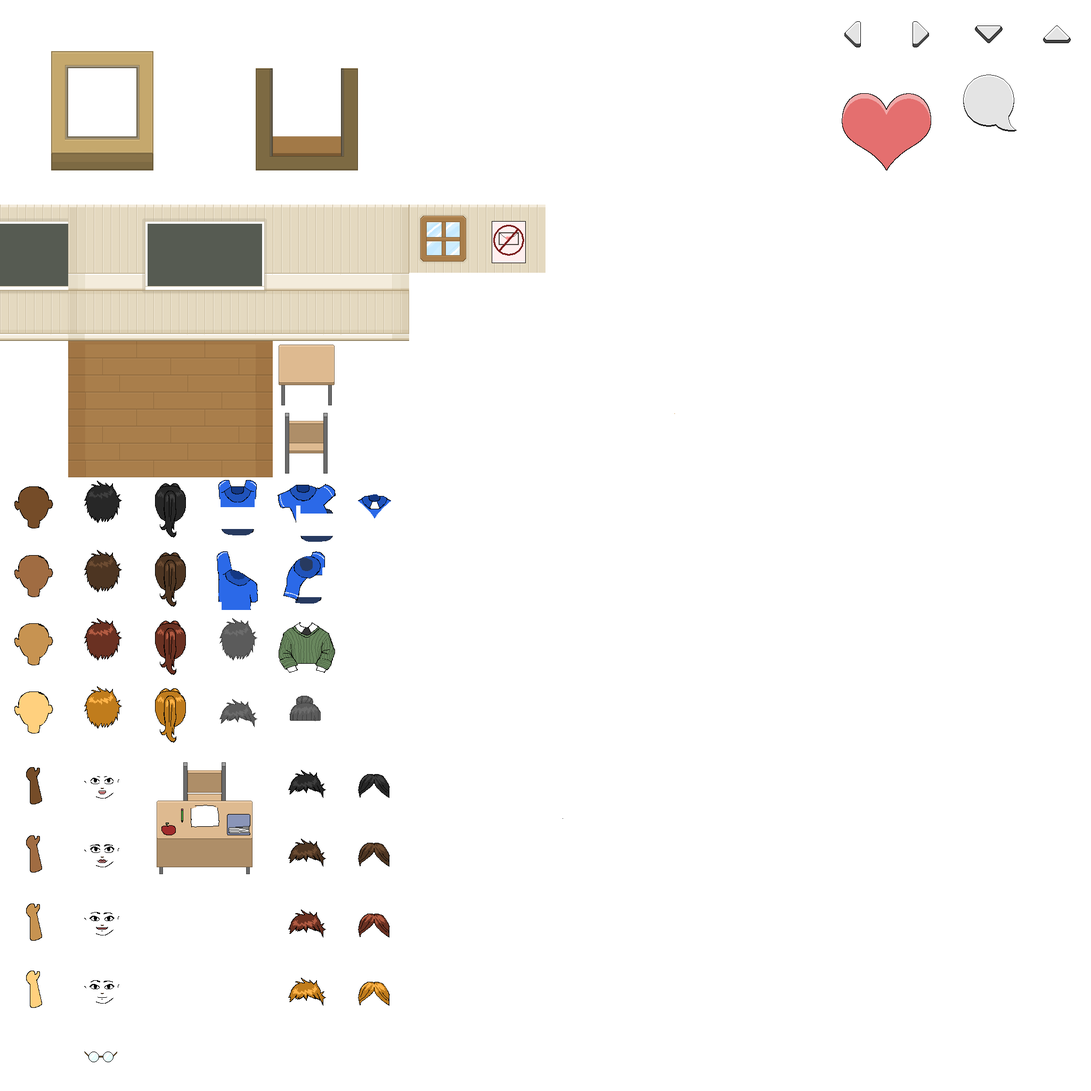
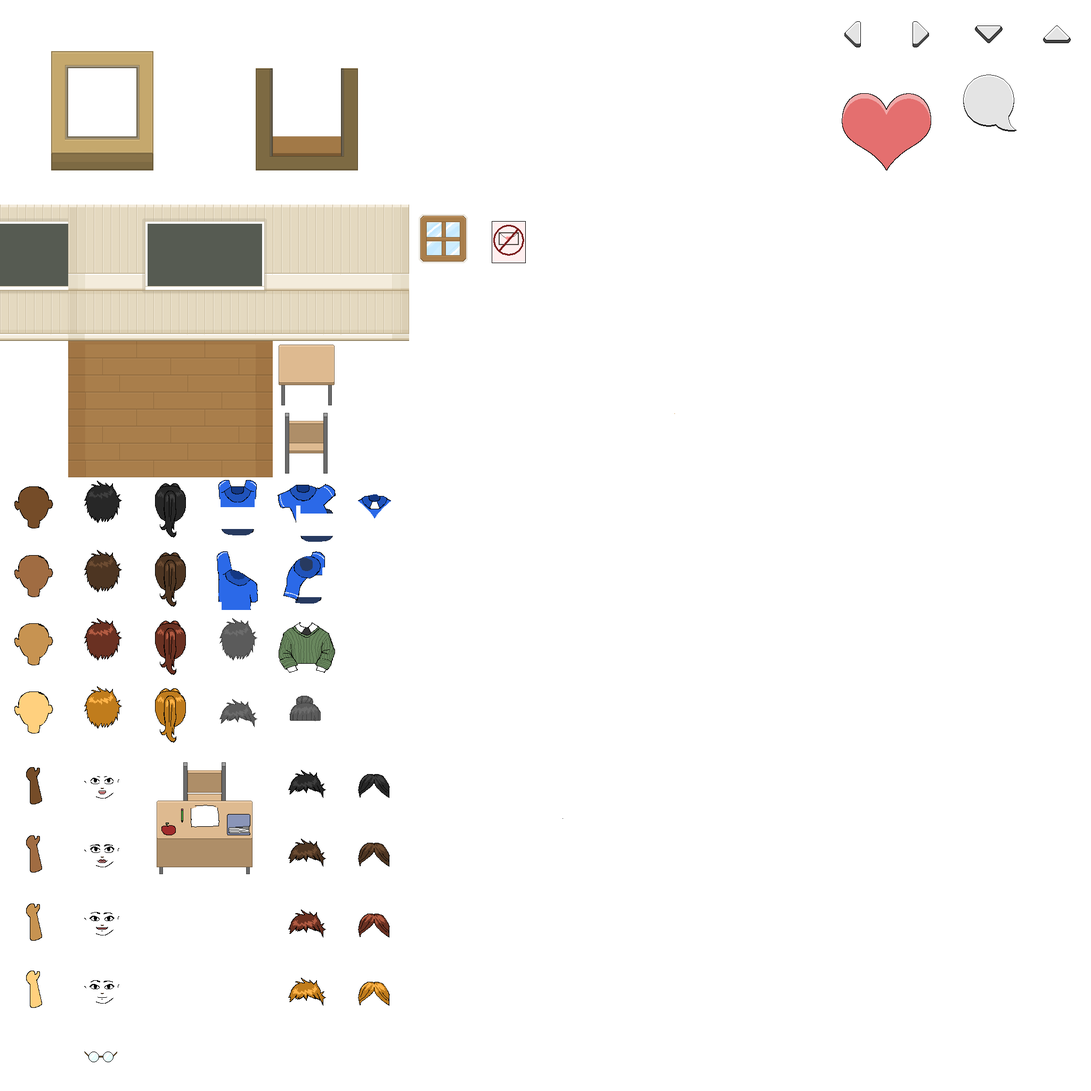
Layers edited between the first and the second 1091 × 1091 image:
painted on "classroom" over [409, 204, 546, 273]
